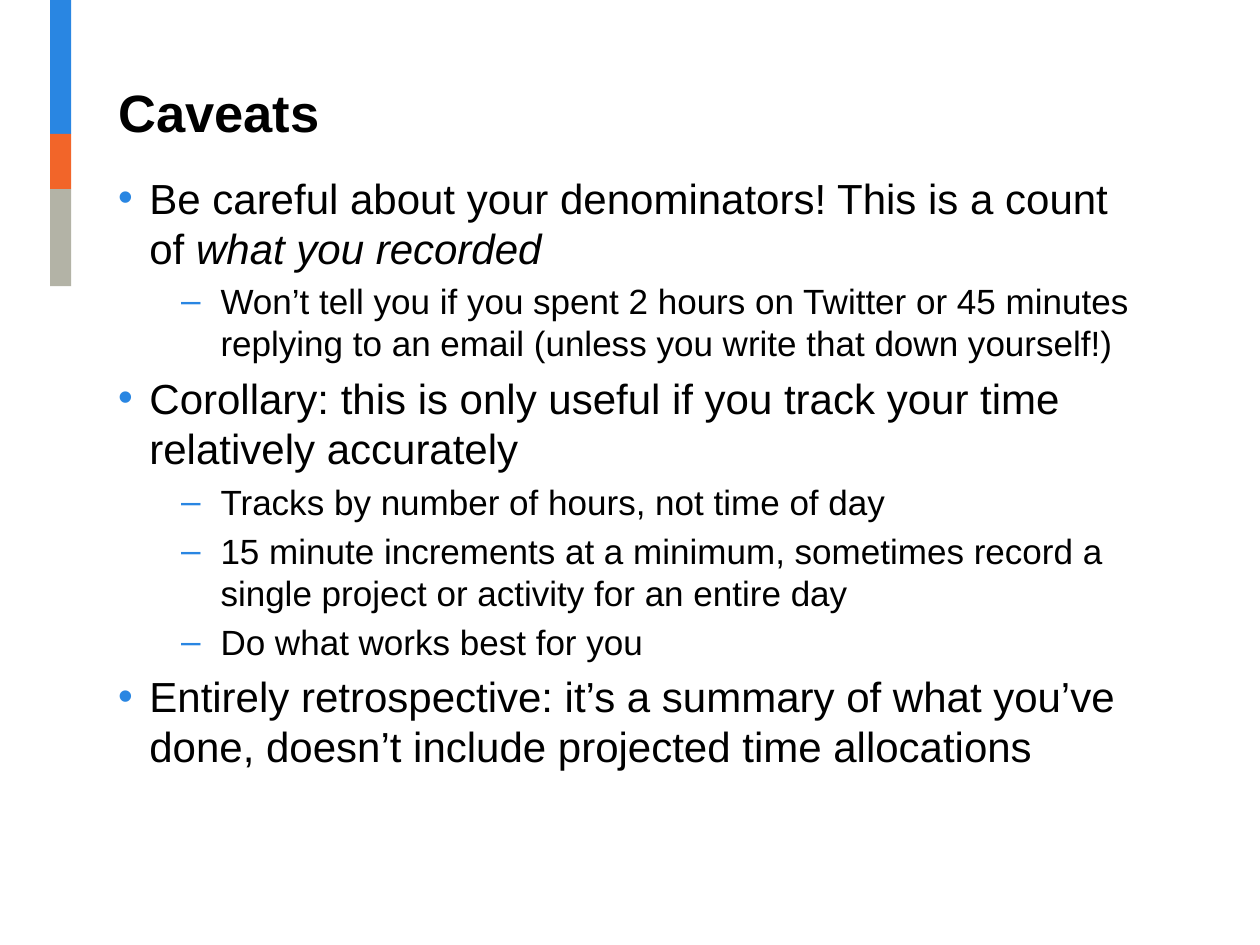
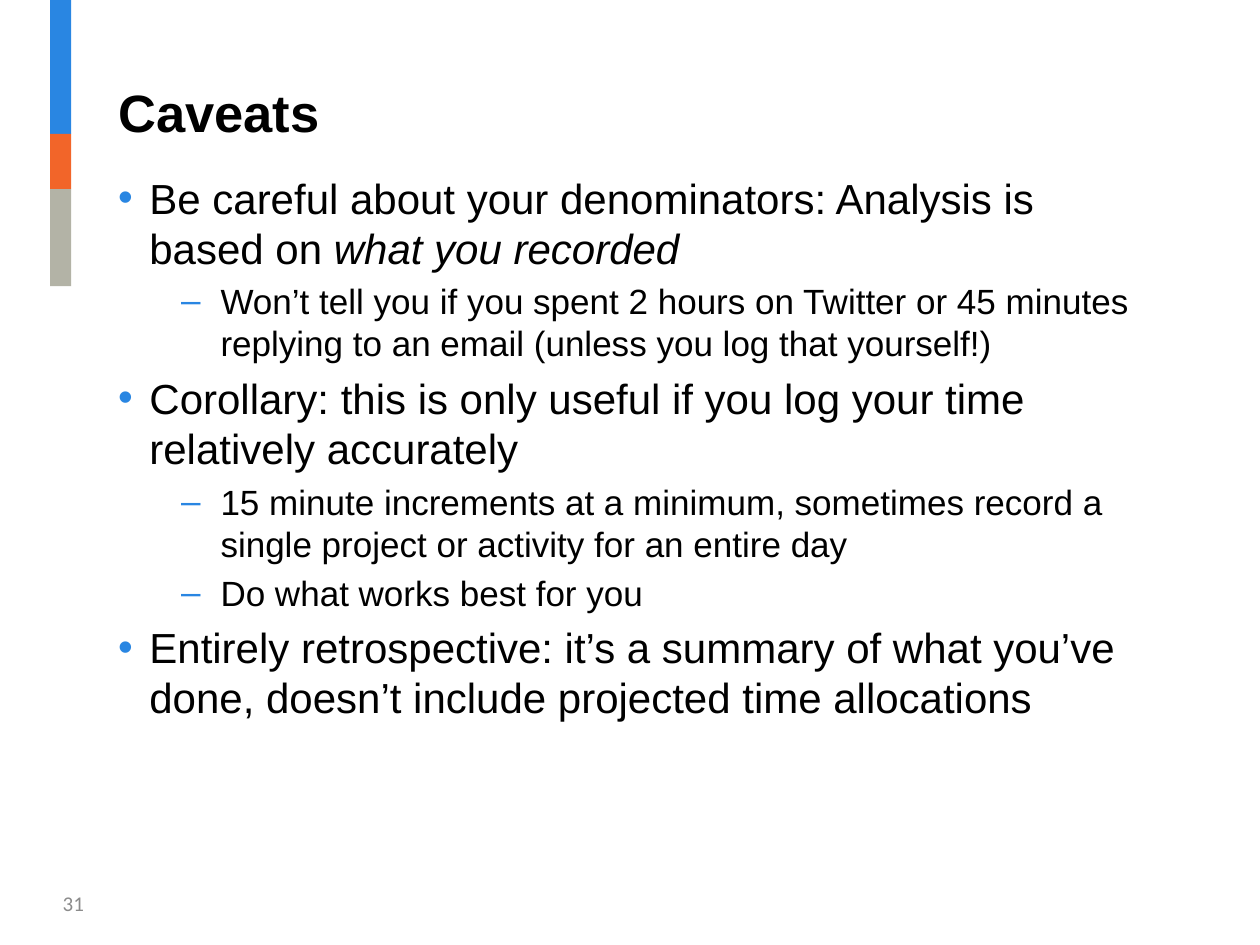
Before and after one commit to jalavery/timetrackR, a slide deck: slide 31 of RLadies timetrackR Presentation.pptx (slide 34 before the commit). Drawn at 1260x945 pixels with LibreOffice and Linux fonts; fonts in the diff are those of the drawing; background and template pictures are left out. Boxes give left, top, right and bottom in pixels: in the first picture for what was removed or moved away, otherwise in the second. Text is boxed around its words. In the diff, an @@ line names an element or a change of style, - is before the commit and + after.

```diff
--- a/RLadies timetrackR Presentation.pptx
+++ b/RLadies timetrackR Presentation.pptx
@@ text at [149,183,1129,473]: text changed; size 20 to 24 pt @@
-• Be careful about your denominators! This is a count of what you recorded
-  – Won’t tell you if you spent 2 hours on Twitter or 45 minutes replying to an email (unless you write that down yourself!)
-• Corollary: this is only useful if you track your time relatively accurately
-  – Tracks by number of hours, not time of day
+• Be careful about your denominators: Analysis is based on what you recorded
+  – Won’t tell you if you spent 2 hours on Twitter or 45 minutes replying to an email (unless you log that yourself!)
+• Corollary: this is only useful if you log your time relatively accurately
@@ page number added at [63,897,84,911], 12 pt, text #8C8C8C @@
+31
```
Also in this commit, not shown: 26 other slides changed, 7 slides added, 10 slides removed, 13 other files.
